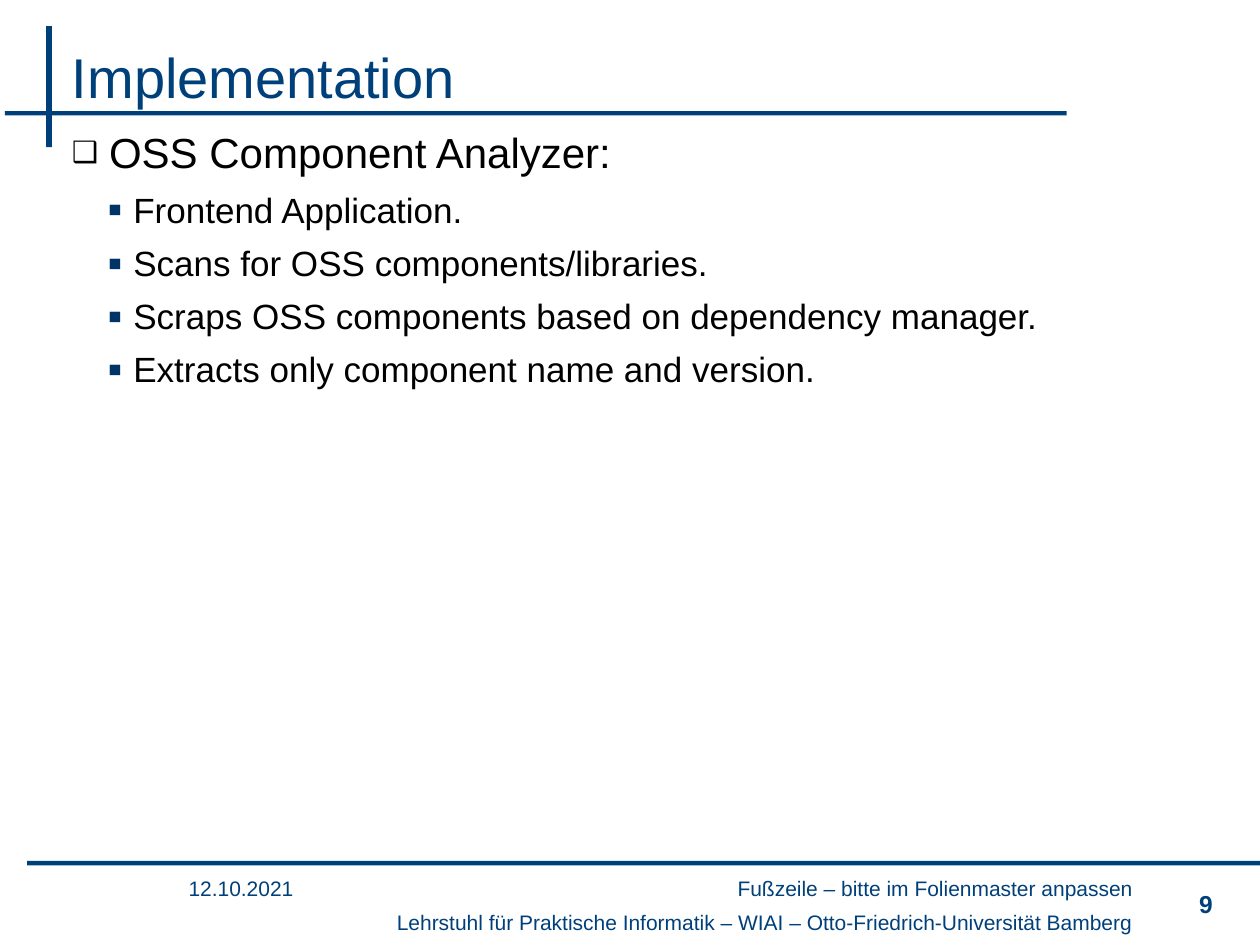
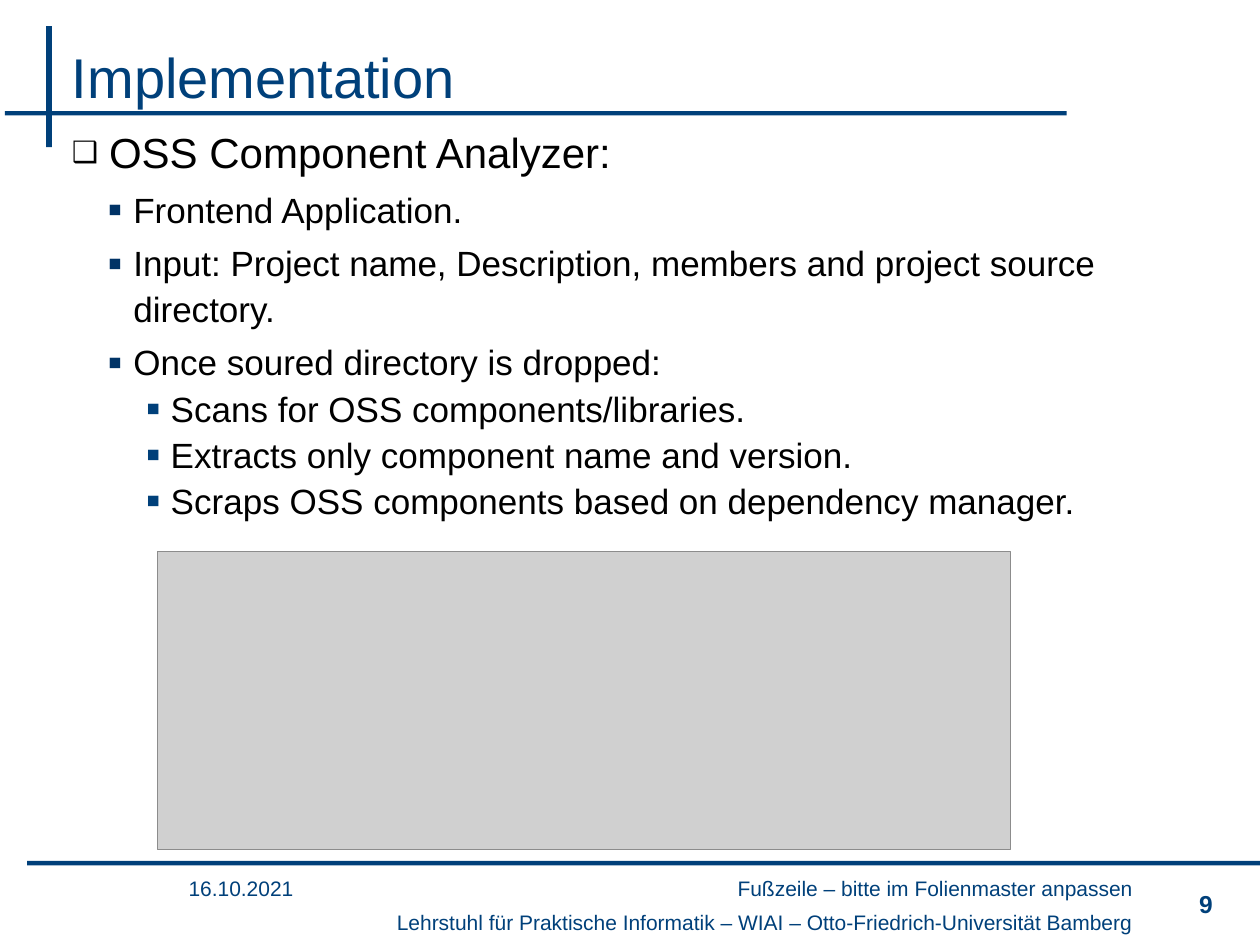
Before and after one commit to rhari26/thesis, a slide deck: slide 9 of Open-Source Software Discovery and Vulnerability Analysis.pptx. Drawn at 1260x945 pixels with LibreOffice and Linux fonts; fonts in the diff are those of the drawing; grey boxes stand for pictures; background and template pictures are left out. Boxes give left, top, right and bottom in pixels: in the first picture for what was removed or moved away, otherwise in the second. Text is boxed around its words. In the diff, an @@ line names an element or a change of style, - is before the commit and + after.

```diff
--- a/Open-Source Software Discovery and Vulnerability Analysis.pptx
+++ b/Open-Source Software Discovery and Vulnerability Analysis.pptx
@@ text at bbox=[133, 250, 1095, 382]: paragraphs added @@
+  ▪ Input: Project name, Description, members and project source directory.
+  ▪ Once soured directory is dropped:
@@ text at bbox=[133, 356, 815, 389]: paragraph removed @@
-  ▪ Extracts only component name and version.
@@ text at bbox=[171, 396, 1074, 521]: list level 2 to 3 in "Scans for OSS components/libraries."; bullet colour #003366 to #00407A; list level 2 to 3 in "Scraps OSS components based on ..." @@
@@ text at bbox=[171, 442, 853, 475]: paragraph added @@
+    ▪ Extracts only component name and version.
@@ picture added at bbox=[158, 552, 1011, 849] @@
@@ text at bbox=[189, 881, 294, 897]: text changed @@
-12.10.2021
+16.10.2021
```
Also in this commit, not shown: 11 other slides changed, 5 slides added, 1 slide removed.
